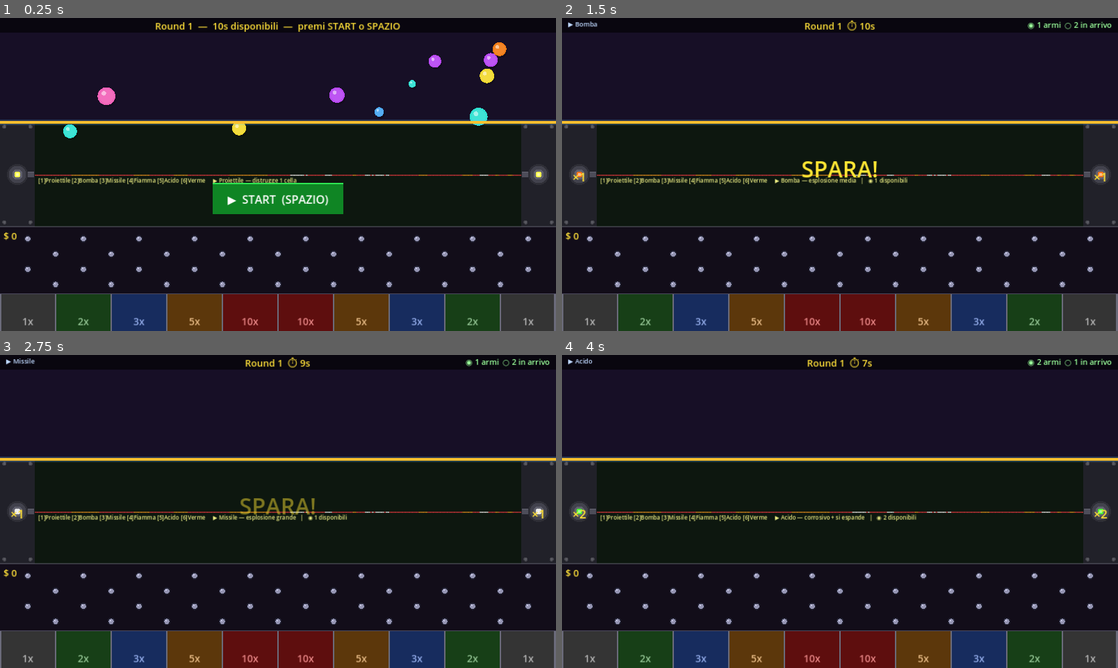
Above: before the commit, frames 1-4 (two rows, left to right).
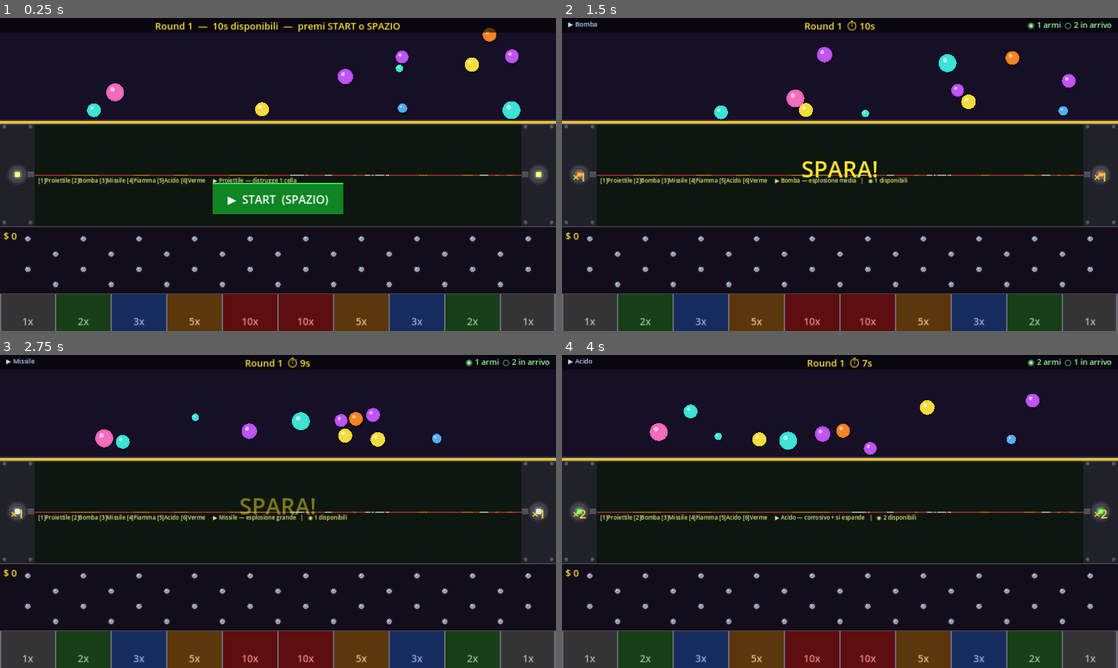
Above: after the commit, the same moments.

Repository: tanapox/TravelCalculator
Game: Godot game, scene res://scenes/Main.tscn
The game is run twice, just before and just after one commit, with the same random seed, the same clock (stepped at 60 frames per second) and the same inputs.
Inputs (mouse positions are in pixels of both pictures, inside the frame that each line leads up to):
- Up to frame 1 (0.25 s): no input
- Up to frame 2 (1.5 s): tap Enter at 0.5 s; move the mouse to (962, 158) at 0.52 s; tap 1 at 0.6 s; click (962, 158) at 0.67 s; tap Space at 0.77 s; move the mouse to (728, 190) at 1.27 s; tap 2 at 1.35 s; click (728, 190) at 1.42 s
- Up to frame 3 (2.75 s): tap Space at 1.52 s; move the mouse to (333, 442) at 2.02 s; tap 3 at 2.1 s; click (333, 442) at 2.17 s
- Up to frame 4 (4 s): move the mouse to (812, 574) at 2.77 s; tap 4 at 2.85 s; click (812, 574) at 2.92 s; tap Space at 3.02, 3.77 s; move the mouse to (1006, 558) at 3.52 s; tap 5 at 3.6 s; click (1006, 558) at 3.67 s

The runs differ from the first frame. In frame 1, 1.8% of the frame differs, in the area x 11-94%, y 3-39%; in frame 2, 1.0%; in frame 3, 1.0%; in frame 4, 1.0%.
Error before the commit: Invalid assignment of property or key 'bounce_combine_mode' with value of type 'int' on a base object of type 'PhysicsMaterial'. (res://scripts/Ball.gd:18)

Commit message:
Remove unsupported combine_mode; set bounce=1.0
bounce_combine_mode does not exist in Godot 4.3. Remove it and set
bounce=1.0 so that even with COMBINE_AVERAGE against surfaces with
default bounce=0, effective restitution is 0.5. Combined with the
_integrate_forces minimum-speed kick, balls keep moving indefinitely.

Co-Authored-By: Claude Sonnet 4.6 <noreply@anthropic.com>
Claude-Session: https://claude.ai/code/session_01QzGJouKABdY15psrR5EvZo

Diff:
--- a/scripts/Ball.gd
+++ b/scripts/Ball.gd
@@ -14,10 +14,8 @@
 	money_value = m_val
 
 	var mat := PhysicsMaterial.new()
-	mat.bounce              = 0.92
-	mat.bounce_combine_mode = 1  # COMBINE_MAX: vince sempre il valore più alto
-	mat.friction              = 0.0
-	mat.friction_combine_mode = 2  # COMBINE_MIN
+	mat.bounce   = 1.0
+	mat.friction = 0.0
 	physics_material_override = mat
 
 	var cshape := CollisionShape2D.new()
